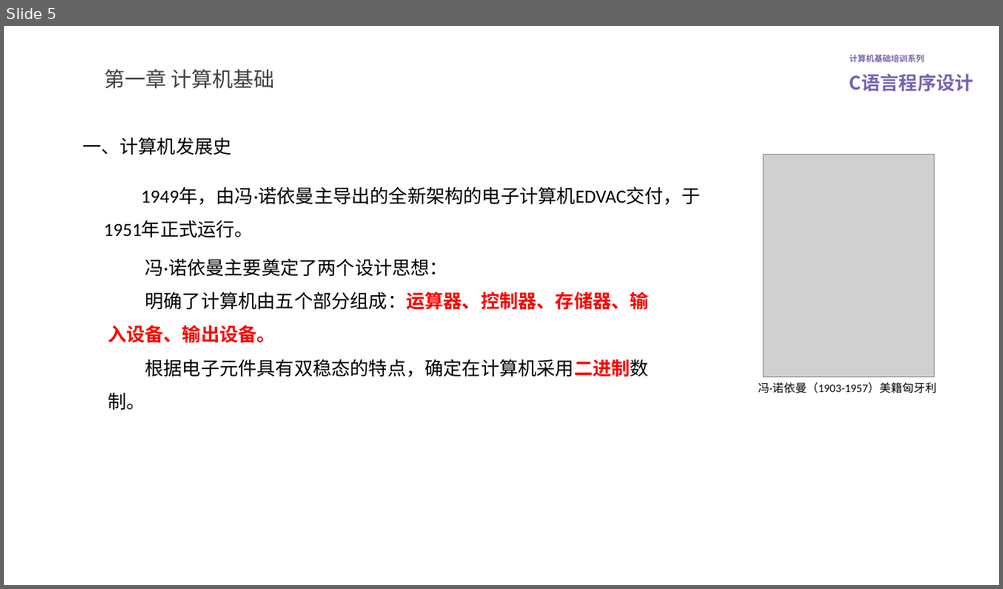
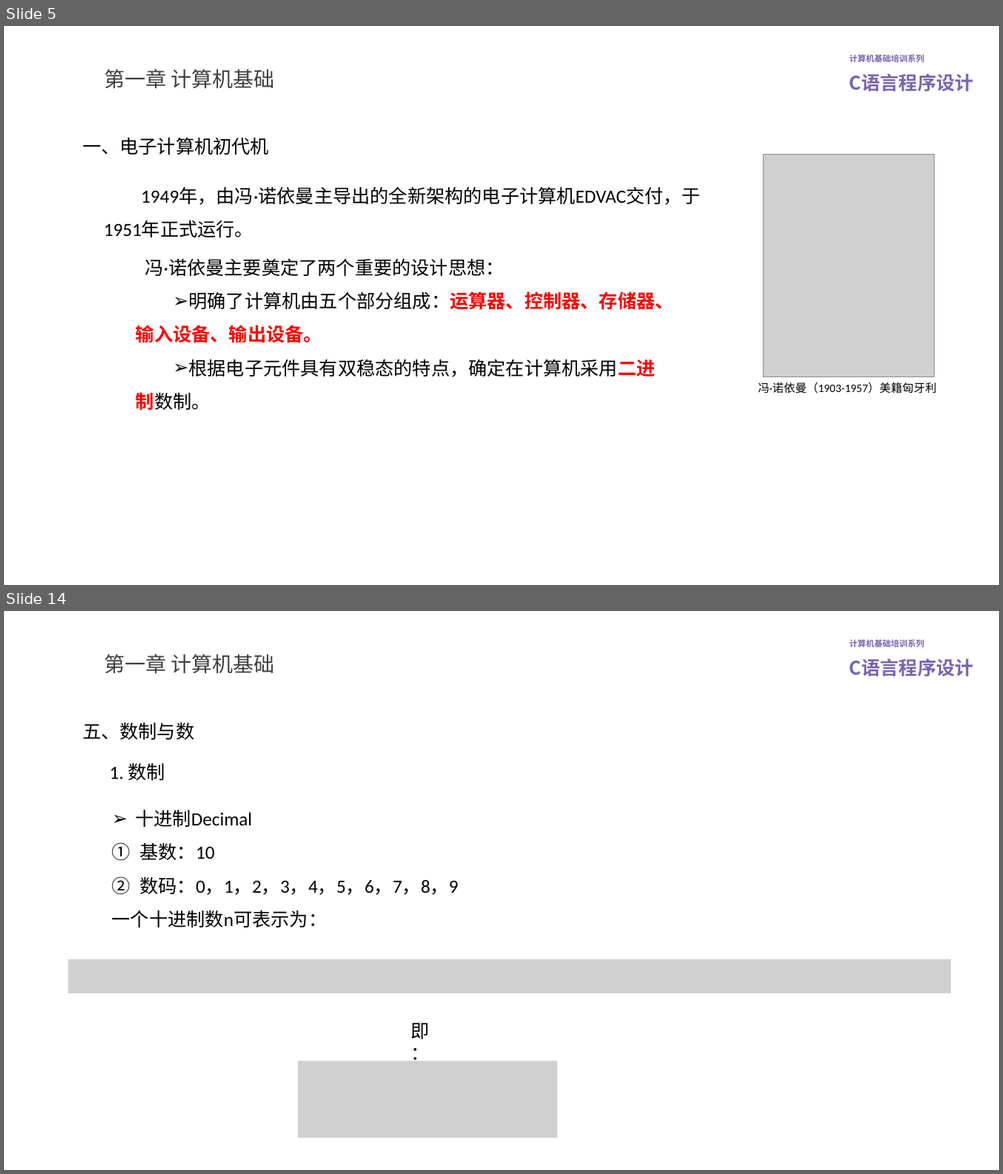
Before and after one commit to lovegce/training-courseware, a slide deck: C语言程序设计.pptx. Shown one above the other, each under a label of ours: slide 5 before the commit, slides 5 and 14 after it; the slides between them are not shown. The pictures are 1003x589 and 1003x1174 pixels, drawn with LibreOffice and Linux fonts; fonts in the diff are those of the drawing; grey boxes stand for pictures; background and template pictures are left out. Boxes give left, top, right and bottom in pixels: in the first picture for what was removed or moved away, otherwise in the second. Text is boxed around its words. In the diff, an @@ line names an element or a change of style, - is before the commit and + after.

Commit message:
添加计算机语言发展、计算机组成、性能指标、数制及运算

```diff
--- a/C语言程序设计.pptx
+++ b/C语言程序设计.pptx
@@ slide 14 added at (4,611,999,1170), background #FFFFFF; not listed: 2 template elements that a slide beside it also shows @@
@@ title added at (104,654,274,674), 20 pt, text #404040 @@
+第一章 计算机基础
@@ text added at (82,722,194,740), 18 pt, text #000000 @@
+五、数制与数
@@ text added at (110,763,165,780), 18 pt, text #000000 @@
+1. 数制
@@ text added at (112,810,458,928), 18 pt, text #000000 @@
+➢ 十进制Decimal
+1. 基数：10
+2. 数码：0，1，2，3，4，5，6，7，8，9
+一个十进制数n可表示为：
@@ picture added at (68,960,950,993) @@
@@ text added at (411,1023,430,1039), 18 pt, text #000000 @@
+即：
@@ picture added at (298,1062,558,1139) @@
@@ slide 5 changed as well @@
@@ text at (82,137,269,155): text changed @@
-一、计算机发展史
+一、电子计算机初代机
@@ text at (145,258,504,276): text changed @@
-冯·诺依曼主要奠定了两个设计思想：
+冯·诺依曼主要奠定了两个重要的设计思想：
@@ text at (136,292,673,411): bullet none to ➢ @@
```
Also in this commit, not shown: 3 other slides changed, 12 other slides added, 4 other files.
